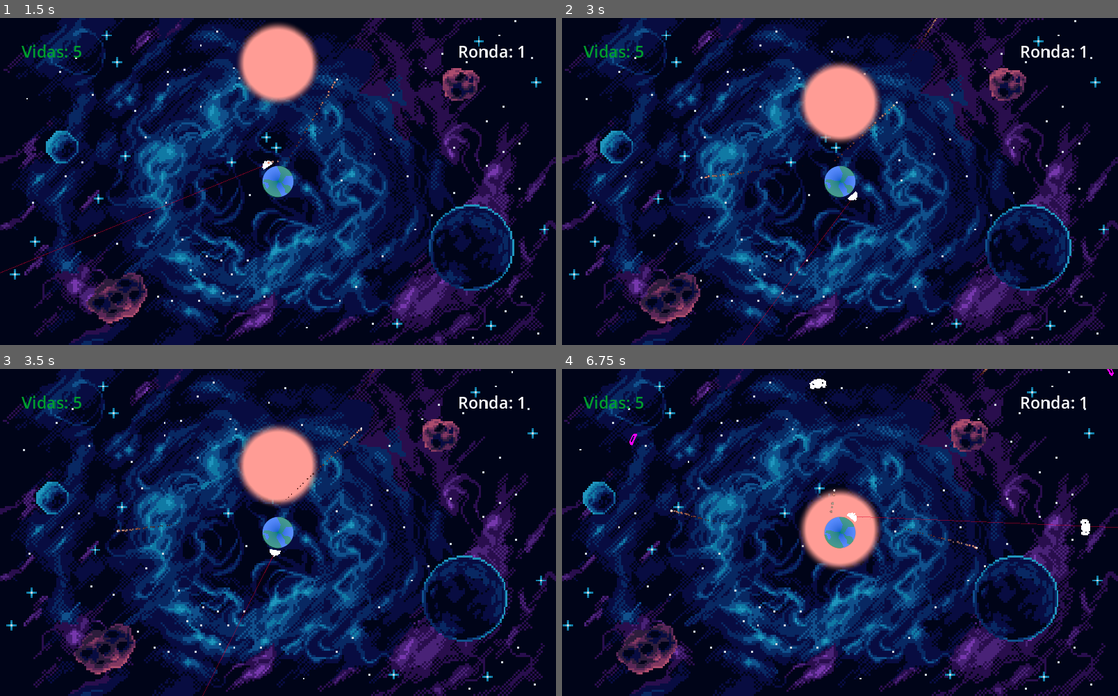
Above: before the commit, frames 1-4 (two rows, left to right).
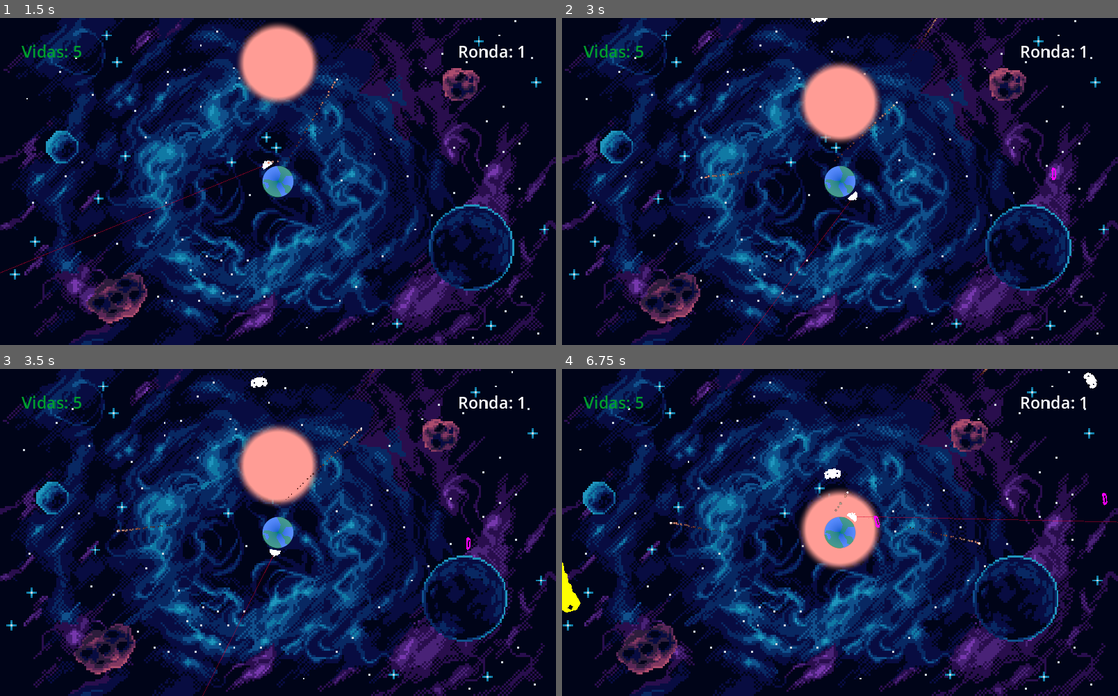
Above: after the commit, the same moments.

Repository: FFAACCUU/Terra-Invader
Game: Godot game, scene res://main.tscn
Two runs of this game, one before a commit and one after it. Both use one fixed random seed, a clock stepped at 60 frames per second and the inputs below. The engine's default icon, where the game draws it, is replaced by a stand-in: a white triangle on a blue panel in a dark square.
Inputs (mouse positions are in pixels of both pictures, inside the frame that each line leads up to):
- Up to frame 1 (1.5 s): move the mouse to (400, 165) at 0.52 s; press the mouse at (400, 165) at 0.53 s; move the mouse to (166, 197) at 1.27 s; release the mouse at (166, 197) at 1.28 s; click (166, 197) at 1.35 s
- Up to frame 2 (3 s): move the mouse to (895, 109) at 2.02 s; press the mouse at (895, 109) at 2.03 s; move the mouse to (812, 246) at 2.77 s; release the mouse at (812, 246) at 2.78 s; click (812, 246) at 2.85 s
- Up to frame 3 (3.5 s): no input
- Up to frame 4 (6.75 s): move the mouse to (1006, 581) at 3.52 s; press the mouse at (1006, 581) at 3.53 s; move the mouse to (673, 483) at 4.27 s; release the mouse at (673, 483) at 4.28 s; click (673, 483) at 4.35 s; move the mouse to (867, 532) at 5.02 s; press the mouse at (867, 532) at 5.03 s; move the mouse to (756, 450) at 5.77 s; release the mouse at (756, 450) at 5.78 s; click (756, 450) at 5.85 s; move the mouse to (962, 516) at 6.52 s; press the mouse at (962, 516) at 6.53 s

Frame 1 is identical in both runs. In frame 2, less than 0.1% of the frame differs, in the area x 44-89%, y 0-50%; in frame 3, less than 0.1%; in frame 4, 1.0%, in the area x 0-100%, y 0-75%.

Commit message:
nuevo enemigo serpiente

Diff:
--- a/clases/enemy.gd
+++ b/clases/enemy.gd
@@ -15,7 +15,7 @@
 @export var process_y : bool = false
 
 func move(delta : float):
-	velocity += ((transform.y * do_the_curve()) + (transform.x * (speed + (factor * 0.1)))) * delta
+	velocity = ((transform.y * do_the_curve()) + (transform.x * (speed + (factor * 0.1)))) * delta
 
 func take_damage(ammount : float):
 	# Codigo que se ejecuta al recibir daño
--- a/objetos/enemigos/basico/enemy_basic.gd
+++ b/objetos/enemigos/basico/enemy_basic.gd
@@ -25,7 +25,7 @@
 
 func on_round_end(round : int):
 	velocity = Vector2.ZERO
-	speed = -300
+	speed = -speed * 10
 	process_x = false
 	process_y = false
 	despawn_timer.start()
--- a/objetos/enemigos/basico/enemy_basic.tscn
+++ b/objetos/enemigos/basico/enemy_basic.tscn
@@ -14,6 +14,7 @@
 motion_mode = 1
 script = ExtResource("1_hw2ha")
 max_health = 10.0
+speed = 5000.0
 process_x = true
 
 [node name="Polygon2D" type="Polygon2D" parent="."]
--- a/objetos/enemigos/basico/enemy_wiggly.tscn
+++ b/objetos/enemigos/basico/enemy_wiggly.tscn
@@ -22,9 +22,9 @@
 motion_mode = 1
 script = ExtResource("1_t84pp")
 max_health = 5.0
-speed = 20.0
+speed = 7500.0
 movement_curve = SubResource("Curve_8s7mx")
-factor = 400
+factor = 7500
 process_x = true
 
 [node name="Polygon2D" type="Polygon2D" parent="."]
--- /dev/null
+++ b/objetos/enemigos/serpiente/enemy_snake_bit.gd
@@ -0,0 +1,34 @@
+extends Enemy
+
+@onready var hurt_box = $HurtBox
+@onready var despawn_timer = $DespawnTimer
+
+func _ready() -> void:
+	SignalBus.connect("round_end", on_round_end)
+
+func _process(delta):
+	calculate_curve_time(delta)
+
+func _physics_process(delta: float) -> void:
+	look_at(Vector2(816.0, 480.0))
+	move(delta)
+
+	move_and_slide()
+
+func take_damage(ammount : float):
+	health -= ammount
+	if health <= 0:
+		die()
+
+func die():
+	queue_free()
+
+func on_round_end(round : int):
+	velocity = Vector2.ZERO
+	speed = -speed * 10
+	process_x = false
+	process_y = false
+	despawn_timer.start()
+
+func _on_despawn_timer_timeout():
+	queue_free()
--- /dev/null
+++ b/objetos/enemigos/serpiente/enemy_snake_bit.tscn
@@ -0,0 +1,51 @@
+[gd_scene load_steps=6 format=3 uid="uid://ji55g00a7dti"]
+
+[ext_resource type="Script" path="res://objetos/enemigos/serpiente/enemy_snake_bit.gd" id="1_vhuou"]
+[ext_resource type="Script" path="res://clases/hurtbox.gd" id="2_pdcgj"]
+
+[sub_resource type="Curve" id="Curve_f2dhn"]
+_data = [Vector2(1, 1), 0.0, 0.0, 0, 0]
+point_count = 1
+
+[sub_resource type="RectangleShape2D" id="RectangleShape2D_iaa2q"]
+size = Vector2(48, 48)
+
+[sub_resource type="RectangleShape2D" id="RectangleShape2D_021ge"]
+size = Vector2(48, 48)
+
+[node name="EnemySnakeBit" type="CharacterBody2D"]
+collision_layer = 2
+collision_mask = 0
+motion_mode = 1
+script = ExtResource("1_vhuou")
+max_health = 5.0
+speed = 1000.0
+movement_curve = SubResource("Curve_f2dhn")
+factor = 10000
+process_x = true
+
+[node name="Polygon2D" type="Polygon2D" parent="."]
+color = Color(1, 1, 0, 1)
+polygon = PackedVector2Array(-24, -16, -16, -24, 16, -24, 24, -16, 24, 16, 16, 24, -16, 24, -24, 16)
+
+[node name="CollisionShape2D" type="CollisionShape2D" parent="."]
+position = Vector2(1.12692e-05, 1.23978e-05)
+rotation = -1.57079
+shape = SubResource("RectangleShape2D_iaa2q")
+
+[node name="HurtBox" type="Area2D" parent="."]
+collision_layer = 8
+collision_mask = 4
+script = ExtResource("2_pdcgj")
+
+[node name="CollisionShape2D" type="CollisionShape2D" parent="HurtBox"]
+position = Vector2(1.15076e-05, -1.21593e-05)
+rotation = -1.57079
+shape = SubResource("RectangleShape2D_021ge")
+
+[node name="DespawnTimer" type="Timer" parent="."]
+wait_time = 5.0
+one_shot = true
+
+[connection signal="area_entered" from="HurtBox" to="HurtBox" method="_on_area_entered"]
+[connection signal="timeout" from="DespawnTimer" to="." method="_on_despawn_timer_timeout"]
--- /dev/null
+++ b/objetos/enemigos/serpiente/enemy_snake_head.tscn
@@ -0,0 +1,53 @@
+[gd_scene load_steps=6 format=3 uid="uid://cgn3rgifq01fe"]
+
+[ext_resource type="Script" path="res://objetos/enemigos/serpiente/enemy_snake_bit.gd" id="1_16avc"]
+[ext_resource type="Script" path="res://clases/hurtbox.gd" id="2_22ja4"]
+
+[sub_resource type="Curve" id="Curve_f2dhn"]
+_data = [Vector2(1, 1), 0.0, 0.0, 0, 0]
+point_count = 1
+
+[sub_resource type="RectangleShape2D" id="RectangleShape2D_ww5p7"]
+size = Vector2(48, 48)
+
+[sub_resource type="RectangleShape2D" id="RectangleShape2D_5ulvg"]
+size = Vector2(48, 48)
+
+[node name="EnemySnakeHead" type="CharacterBody2D"]
+collision_layer = 2
+collision_mask = 0
+motion_mode = 1
+script = ExtResource("1_16avc")
+max_health = 15.0
+speed = 1000.0
+movement_curve = SubResource("Curve_f2dhn")
+factor = 10000
+process_x = true
+
+[node name="Polygon2D" type="Polygon2D" parent="."]
+rotation = 3.14159
+color = Color(1, 1, 0, 1)
+offset = Vector2(0, 4)
+polygon = PackedVector2Array(-32, -16, -16, -32, 0, -32, 0, -28, -8, -20, 0, -12, 8, -20, 0, -28, 0, -32, 16, -32, 32, -16, 24, 16, 16, 24, -16, 24, -24, 16)
+
+[node name="CollisionShape2D" type="CollisionShape2D" parent="."]
+position = Vector2(1.12692e-05, 1.23978e-05)
+rotation = -1.57079
+shape = SubResource("RectangleShape2D_ww5p7")
+
+[node name="HurtBox" type="Area2D" parent="."]
+collision_layer = 8
+collision_mask = 4
+script = ExtResource("2_22ja4")
+
+[node name="CollisionShape2D" type="CollisionShape2D" parent="HurtBox"]
+position = Vector2(1.15076e-05, -1.21593e-05)
+rotation = -1.57079
+shape = SubResource("RectangleShape2D_5ulvg")
+
+[node name="DespawnTimer" type="Timer" parent="."]
+wait_time = 5.0
+one_shot = true
+
+[connection signal="area_entered" from="HurtBox" to="HurtBox" method="_on_area_entered"]
+[connection signal="timeout" from="DespawnTimer" to="." method="_on_despawn_timer_timeout"]
--- /dev/null
+++ b/objetos/enemigos/serpiente/snake_spawner.gd
@@ -0,0 +1,24 @@
+extends Marker2D
+
+@onready var snake_head_scene := preload("res://objetos/enemigos/serpiente/enemy_snake_head.tscn")
+@onready var snake_bit_scene := preload("res://objetos/enemigos/serpiente/enemy_snake_bit.tscn")
+var current_part : PackedScene
+
+var random_ammount : int
+
+func _ready():
+	random_ammount = randi_range(3, 8)
+	current_part = snake_head_scene
+
+func spawn_snake_part(part : PackedScene):
+	var part_instance = part.instantiate()
+	part_instance.global_position = global_position
+	get_tree().root.add_child(part_instance)
+
+func _on_timer_timeout():
+	if random_ammount != 0:
+		spawn_snake_part(current_part)
+		current_part = snake_bit_scene
+		random_ammount -= 1
+	else:
+		queue_free()
--- /dev/null
+++ b/objetos/enemigos/serpiente/snake_spawner.tscn
@@ -0,0 +1,12 @@
+[gd_scene load_steps=2 format=3 uid="uid://bmwc8f376hyq8"]
+
+[ext_resource type="Script" path="res://objetos/enemigos/serpiente/snake_spawner.gd" id="1_acq85"]
+
+[node name="SnakeSpawner" type="Marker2D"]
+script = ExtResource("1_acq85")
+
+[node name="Timer" type="Timer" parent="."]
+wait_time = 0.2
+autostart = true
+
+[connection signal="timeout" from="Timer" to="." method="_on_timer_timeout"]
--- a/objetos/misc/spawner/spawn.gd
+++ b/objetos/misc/spawner/spawn.gd
@@ -2,7 +2,7 @@
 
 @onready var main = get_node("/root/Main")
 
-var enemigo_escena : Array = [preload("res://objetos/enemigos/basico/enemy_basic.tscn"), preload("res://objetos/enemigos/basico/enemy_wiggly.tscn")]
+var enemigo_escena : Array = [preload("res://objetos/enemigos/basico/enemy_basic.tscn"), preload("res://objetos/enemigos/basico/enemy_wiggly.tscn"), preload("res://objetos/enemigos/serpiente/snake_spawner.tscn")]
 var spawn_points := []
 
 # Called when the node enters the scene tree for the first time.
